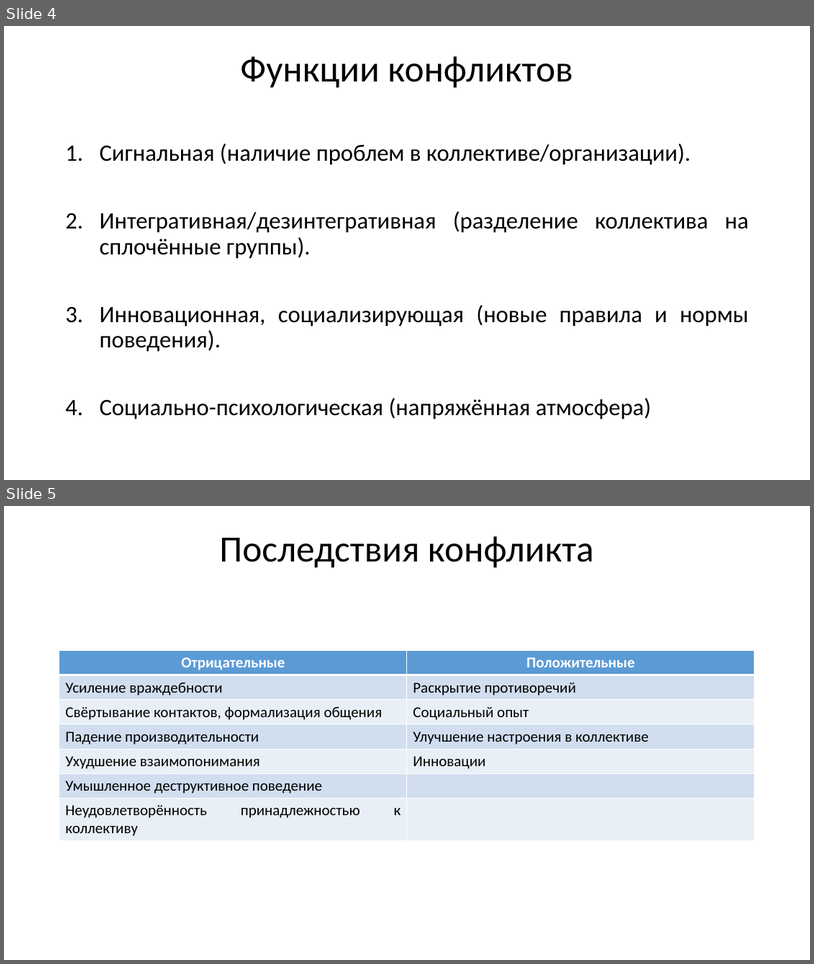
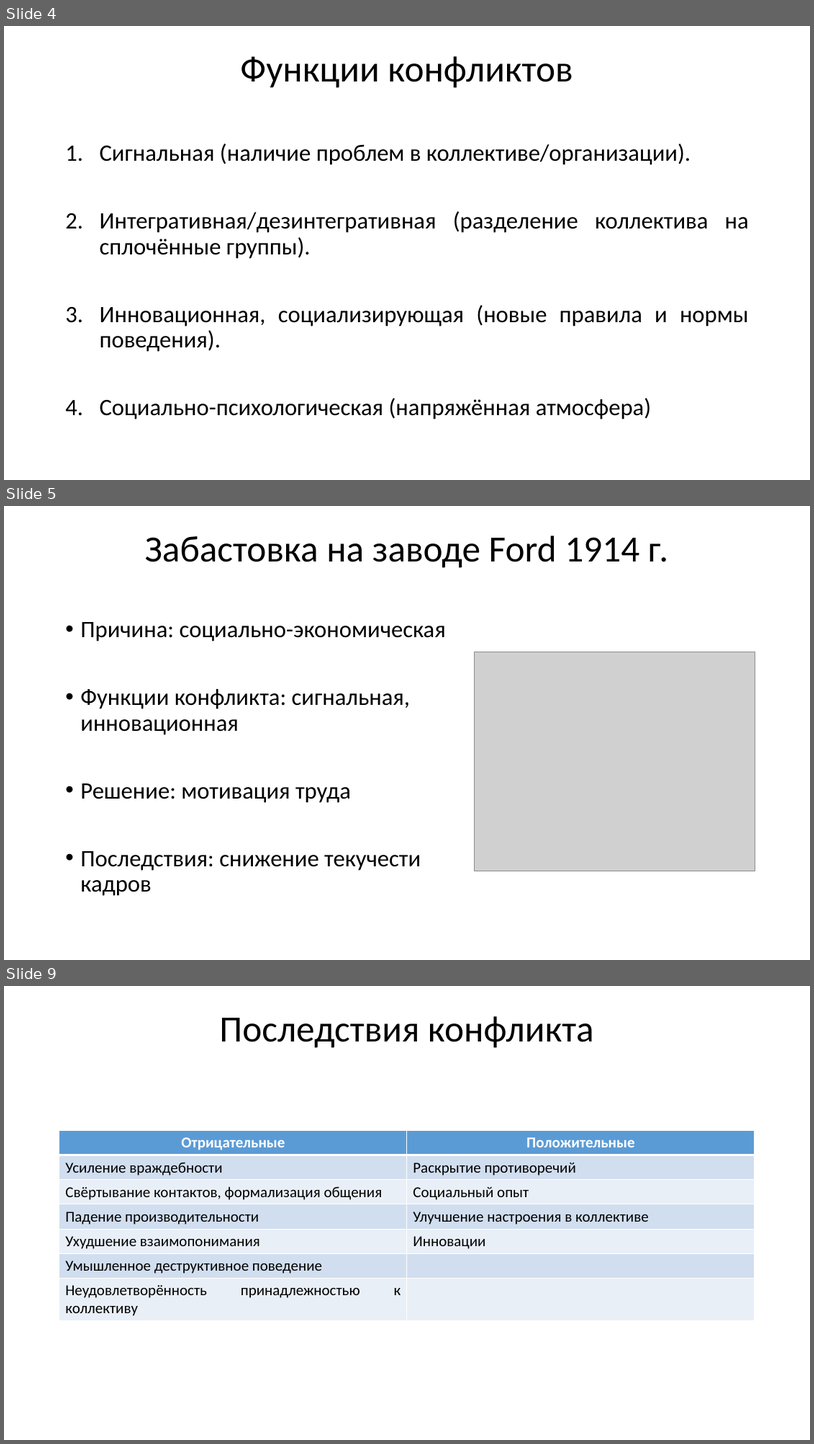
Before and after one commit to xypeXs/magistrLabs, a slide deck: TeamManagement/Report.pptx. Shown one above the other, each under a label of ours: slides 4 and 5 before the commit, slides 4, 5 and 9 after it; the slides between them are not shown. The pictures are 814x964 and 814x1444 pixels, drawn with LibreOffice and Linux fonts; fonts in the diff are those of the drawing; grey boxes stand for pictures. Boxes give left, top, right and bottom in pixels: in the first picture for what was removed or moved away, otherwise in the second. Text is boxed around its words. In the diff, an @@ line names an element or a change of style, - is before the commit and + after.

```diff
--- a/TeamManagement/Report.pptx
+++ b/TeamManagement/Report.pptx
@@ slide 5 added at [4,506,810,960], background #FFFFFF @@
@@ title added at [145,536,669,568], 44 pt, text #000000 @@
+Забастовка на заводе Ford 1914 г.
@@ text added at [80,622,446,896], 28 pt, text #000000 @@
+• Причина: социально-экономическая
+• Функции конфликта: сигнальная, инновационная
+• Решение: мотивация труда
+• Последствия: снижение текучести кадров
@@ picture added at [475,652,755,871] @@
@@ what was slide 5 is now slide 9 @@
```
Also in this commit, not shown: 1 slide changed, 3 other slides added, 1 other file.
